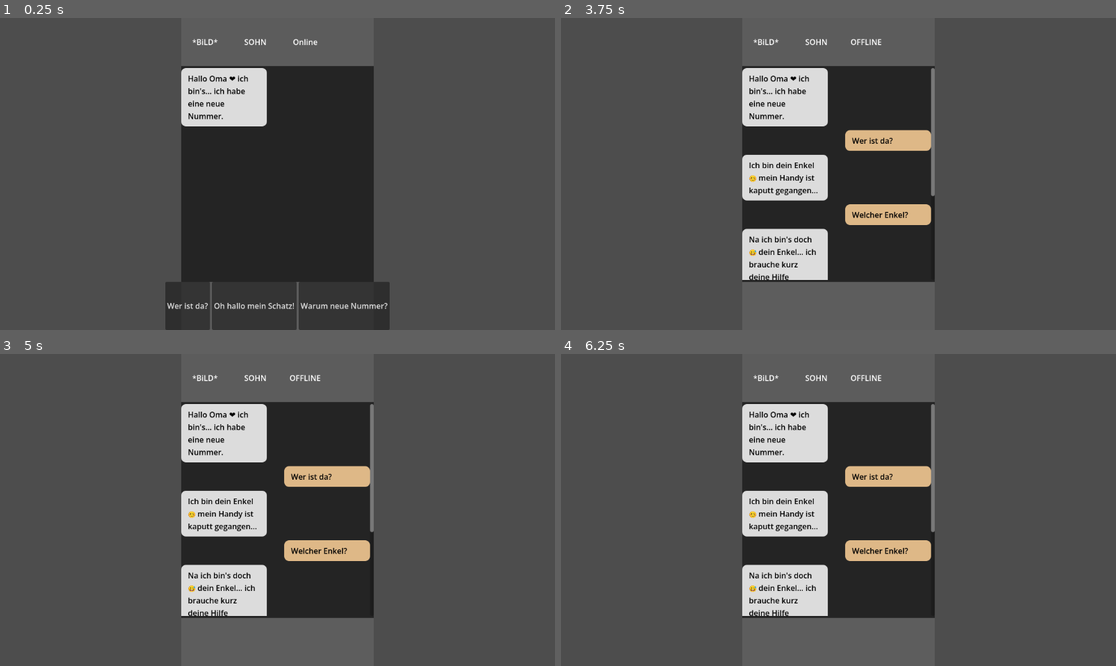
Above: before the commit, frames 1-4 (two rows, left to right).
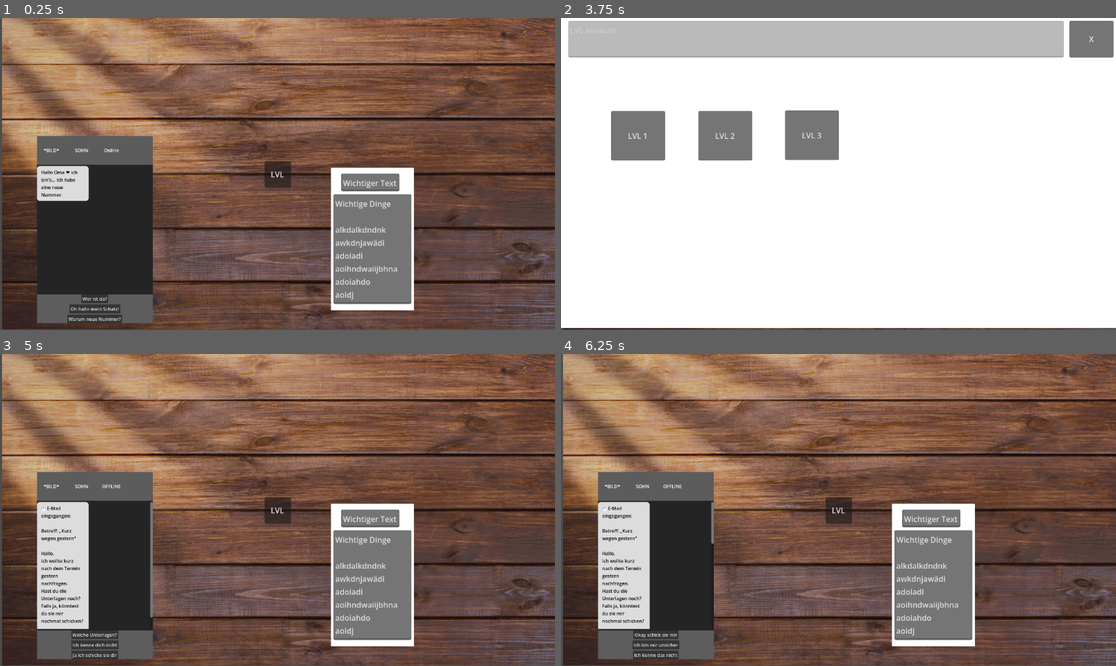
Above: after the commit, the same moments.

Repository: EgmundEGG/Enkeltrickbetr-ger-Spiel
Game: Godot game, scene res://Handy.tscn
Two runs of this game, one before a commit and one after it. Both use one fixed random seed, a clock stepped at 60 frames per second and the inputs below.
Inputs (mouse positions are in pixels of both pictures, inside the frame that each line leads up to):
- Up to frame 1 (0.25 s): no input
- Up to frame 2 (3.75 s): click "Wer ist da?" at 0.5 s; click "Welcher Enkel?" at 1.25 s; click "Wie heißt du?" at 2 s; click "Das ist Betrug!" at 2.75 s; click (838, 174) at 3.5 s, where only the run after the commit has a clickable "LVL"
- Up to frame 3 (5 s): click (77, 472) at 4.25 s, where only the run after the commit has a clickable "LVL 1"
- Up to frame 4 (6.25 s): click (655, 634) at 5 s, where only the run after the commit has a clickable "Welche Unterlagen?"; click (655, 634) at 5.75 s, where only the run after the commit has a clickable "Ah jetzt erinnere ich mich"

The runs differ from the first frame. In frame 1, 87% of the frame differs, in the area x 0-100%, y 0-100%; in frame 2, 100%; in frame 3, 86%; in frame 4, 86%.

Commit message:
lvl auswahl + paipers
dynamische lvl auswahl
und wichtige dinge Zettel

Diff:
--- a/enkeltrick-betrug/Handy.tscn
+++ b/enkeltrick-betrug/Handy.tscn
@@ -1,24 +1,73 @@
 [gd_scene format=3 uid="uid://byahlyysvua57"]
 
 [ext_resource type="Script" uid="uid://crvsd7uyqch82" path="res://chat.gd" id="1_adtv2"]
-
-[node name="Handy" type="Control" unique_id=264381244]
+[ext_resource type="Texture2D" uid="uid://bf3wm35tkqn0e" path="res://image/Lvl hintergrund.png" id="2_lf3ts"]
+[ext_resource type="Script" uid="uid://byrtcbu5wo2km" path="res://lv_l_button.gd" id="3_i3lhd"]
+[ext_resource type="Script" uid="uid://rghbh5jd0a8o" path="res://lvl_auswahl.gd" id="4_btpht"]
+
+[node name="Game" type="Control" unique_id=264381244]
 custom_minimum_size = Vector2(400, 0)
 layout_mode = 3
+anchors_preset = 15
+anchor_right = 1.0
+anchor_bottom = 1.0
+grow_horizontal = 2
+grow_vertical = 2
+
+[node name="LvlHintergrund" type="Sprite2D" parent="." unique_id=122819531]
+position = Vector2(580.62506, 323)
+scale = Vector2(1.2328879, 0.8864569)
+texture = ExtResource("2_lf3ts")
+
+[node name="Paiper" type="Control" parent="." unique_id=325893066]
+anchors_preset = 0
+offset_right = 40.0
+offset_bottom = 40.0
+
+[node name="ColorRect" type="ColorRect" parent="Paiper" unique_id=298362556]
+layout_mode = 0
+offset_left = 687.0
+offset_top = 311.0
+offset_right = 859.0
+offset_bottom = 607.0
+
+[node name="Überschrift" type="TextEdit" parent="Paiper" unique_id=22708777]
+layout_mode = 0
+offset_left = 708.0
+offset_top = 323.0
+offset_right = 829.0
+offset_bottom = 360.0
+text = "Wichtiger Text"
+
+[node name="TextEdit" type="TextEdit" parent="Paiper" unique_id=279680532]
+layout_mode = 0
+offset_left = 692.0
+offset_top = 366.0
+offset_right = 854.0
+offset_bottom = 594.0
+text = "Wichtige Dinge
+
+alkdalkdndnk
+awkdnjawädi
+adoiadi
+aoihndwaiijbhna
+adoiahdo
+aoidj"
+
+[node name="Chat" type="Control" parent="." unique_id=1049416561]
+custom_minimum_size = Vector2(400, 0)
+layout_mode = 1
 anchors_preset = 13
 anchor_left = 0.5
 anchor_right = 0.5
 anchor_bottom = 1.0
-grow_horizontal = 2
-grow_vertical = 2
-
-[node name="Chat" type="Control" parent="." unique_id=1049416561]
-layout_mode = 1
-anchors_preset = 15
-anchor_right = 1.0
-anchor_bottom = 1.0
-grow_horizontal = 2
-grow_vertical = 2
+offset_left = -499.0
+offset_top = 245.0
+offset_right = -99.0
+offset_bottom = 245.0
+grow_horizontal = 2
+grow_vertical = 2
+scale = Vector2(0.6, 0.6)
 script = ExtResource("1_adtv2")
 
 [node name="Background" type="ColorRect" parent="Chat" unique_id=509775755]
@@ -83,20 +132,120 @@
 layout_mode = 2
 color = Color(0.3647059, 0.3647059, 0.3647059, 1)
 
-[node name="Buttonbox" type="HBoxContainer" parent="Chat/Background/VBoxContainer/Footer" unique_id=2089376885]
-layout_mode = 1
-anchors_preset = 15
-anchor_right = 1.0
-anchor_bottom = 1.0
-grow_horizontal = 2
-grow_vertical = 2
-alignment = 1
+[node name="Buttonbox" type="VBoxContainer" parent="Chat/Background/VBoxContainer/Footer" unique_id=1373199254]
+layout_mode = 1
+anchors_preset = 15
+anchor_right = 1.0
+anchor_bottom = 1.0
+grow_horizontal = 2
+grow_vertical = 2
 
 [node name="Button" type="Button" parent="Chat/Background/VBoxContainer/Footer/Buttonbox" unique_id=105714962]
 layout_mode = 2
+size_flags_horizontal = 4
+size_flags_vertical = 4
 
 [node name="Button2" type="Button" parent="Chat/Background/VBoxContainer/Footer/Buttonbox" unique_id=1825283412]
 layout_mode = 2
+size_flags_horizontal = 4
+size_flags_vertical = 4
 
 [node name="Button3" type="Button" parent="Chat/Background/VBoxContainer/Footer/Buttonbox" unique_id=2146179705]
 layout_mode = 2
+size_flags_horizontal = 4
+size_flags_vertical = 4
+
+[node name="LvLButton" type="Control" parent="." unique_id=1116624081]
+layout_mode = 1
+anchors_preset = 8
+anchor_left = 0.5
+anchor_top = 0.5
+anchor_right = 0.5
+anchor_bottom = 0.5
+offset_left = -20.0
+offset_top = -20.0
+offset_right = 20.0
+offset_bottom = 20.0
+grow_horizontal = 2
+grow_vertical = 2
+
+[node name="Button" type="Button" parent="LvLButton" unique_id=417609308]
+custom_minimum_size = Vector2(55, 55)
+layout_mode = 1
+anchors_preset = 8
+anchor_left = 0.5
+anchor_top = 0.5
+anchor_right = 0.5
+anchor_bottom = 0.5
+offset_left = -4.0
+offset_top = -4.0
+offset_right = 4.0
+offset_bottom = 4.0
+grow_horizontal = 2
+grow_vertical = 2
+theme_override_colors/font_disabled_color = Color(0, 0.827451, 0.8862745, 0.5019608)
+action_mode = 0
+text = "LVL"
+script = ExtResource("3_i3lhd")
+
+[node name="LVLAuswahl" type="Control" parent="." unique_id=710270965]
+visible = false
+anchors_preset = 0
+offset_right = 40.0
+offset_bottom = 40.0
+script = ExtResource("4_btpht")
+
+[node name="ColorRect" type="ColorRect" parent="LVLAuswahl" unique_id=1041814951]
+layout_mode = 1
+anchors_preset = 15
+anchor_right = 1.0
+anchor_bottom = 1.0
+offset_right = 1113.0
+offset_bottom = 604.0
+grow_horizontal = 2
+grow_vertical = 2
+
+[node name="TextEdit" type="TextEdit" parent="LVLAuswahl" unique_id=835186091]
+layout_mode = 1
+offset_left = 15.0
+offset_top = 6.0
+offset_right = 1044.0
+offset_bottom = 82.0
+text = "LVL Auswahl"
+editable = false
+
+[node name="Button" type="Button" parent="LVLAuswahl" unique_id=1923458663]
+layout_mode = 0
+offset_left = 104.0
+offset_top = 193.0
+offset_right = 216.0
+offset_bottom = 296.0
+text = "LVL 1"
+
+[node name="Button2" type="Button" parent="LVLAuswahl" unique_id=883536380]
+layout_mode = 0
+offset_left = 285.0
+offset_top = 193.0
+offset_right = 397.0
+offset_bottom = 296.0
+text = "LVL 2"
+
+[node name="Button3" type="Button" parent="LVLAuswahl" unique_id=580341785]
+layout_mode = 0
+offset_left = 465.0
+offset_top = 192.0
+offset_right = 577.0
+offset_bottom = 295.0
+text = "LVL 3
+"
+
+[node name="Exit" type="Button" parent="LVLAuswahl" unique_id=111748795]
+layout_mode = 0
+offset_left = 1055.0
+offset_top = 6.0
+offset_right = 1147.0
+offset_bottom = 82.0
+text = "X
+"
+
+[connection signal="pressed" from="LvLButton/Button" to="Chat" method="_on_button_pressed"]
--- a/enkeltrick-betrug/chat.gd
+++ b/enkeltrick-betrug/chat.gd
@@ -27,6 +27,7 @@
 	button1.pressed.connect(_on_button1_pressed)
 	button2.pressed.connect(_on_button2_pressed)
 	button3.pressed.connect(_on_button3_pressed)
+
 	pass
 
 
--- /dev/null
+++ b/enkeltrick-betrug/lv_l_button.gd
@@ -0,0 +1,11 @@
+extends Button
+
+@onready var level_panel = $"../../LVLAuswahl"
+# Called when the node enters the scene tree for the first time.
+func _ready() -> void:
+	level_panel.visible = false
+	pressed.connect(_on_pressed)
+	pass # Replace with function body.
+
+func _on_pressed():
+	level_panel.visible = true
--- /dev/null
+++ b/enkeltrick-betrug/lvl_auswahl.gd
@@ -0,0 +1,38 @@
+extends Control
+@onready var exitButton = $Exit
+@onready var lvl1 = $Button
+@onready var lvl2 = $Button2
+@onready var lvl3 = $Button3
+@onready var chat = $"../Chat"
+
+@onready var lvl_panel = $"."
+# Called when the node enters the scene tree for the first time.
+func _ready() -> void:
+	exitButton.pressed.connect(_on_exit_pressed)
+	lvl1.pressed.connect(_on_lvl1_pressed)
+	lvl2.pressed.connect(_on_lvl2_pressed)
+	lvl3.pressed.connect(_on_lvl3_pressed)
+	pass
+
+# Called every frame. 'delta' is the elapsed time since the previous frame.
+func _process(delta: float) -> void:
+	pass
+
+func _on_exit_pressed():
+	lvl_panel.visible = false
+	pass
+
+func _on_lvl1_pressed():
+	chat.lvlLoad("res://lvl/lvl_0.gd")
+	visible = false
+	pass
+
+func _on_lvl2_pressed():
+	chat.lvlLoad("res://lvl/lvl_1.gd")
+	visible = false
+	pass
+
+func _on_lvl3_pressed():
+	chat.lvlLoad("res://lvl/lvl_2.gd")
+	visible = false
+	pass
Binary file added: enkeltrick-betrug/image/Lvl hintergrund.png
Not shown, added: enkeltrick-betrug/image/Lvl hintergrund.png.import
Not shown, added: enkeltrick-betrug/lv_l_button.gd.uid
Not shown, added: enkeltrick-betrug/lvl_auswahl.gd.uid
